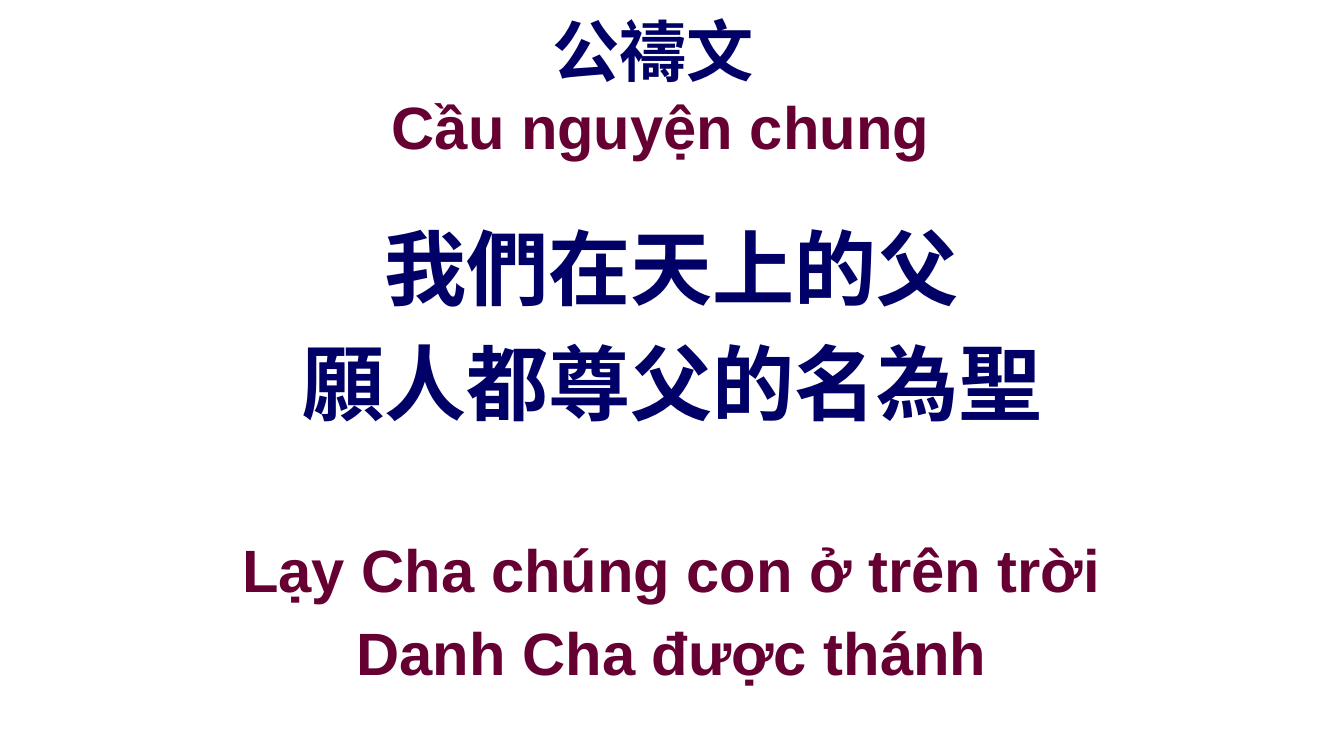
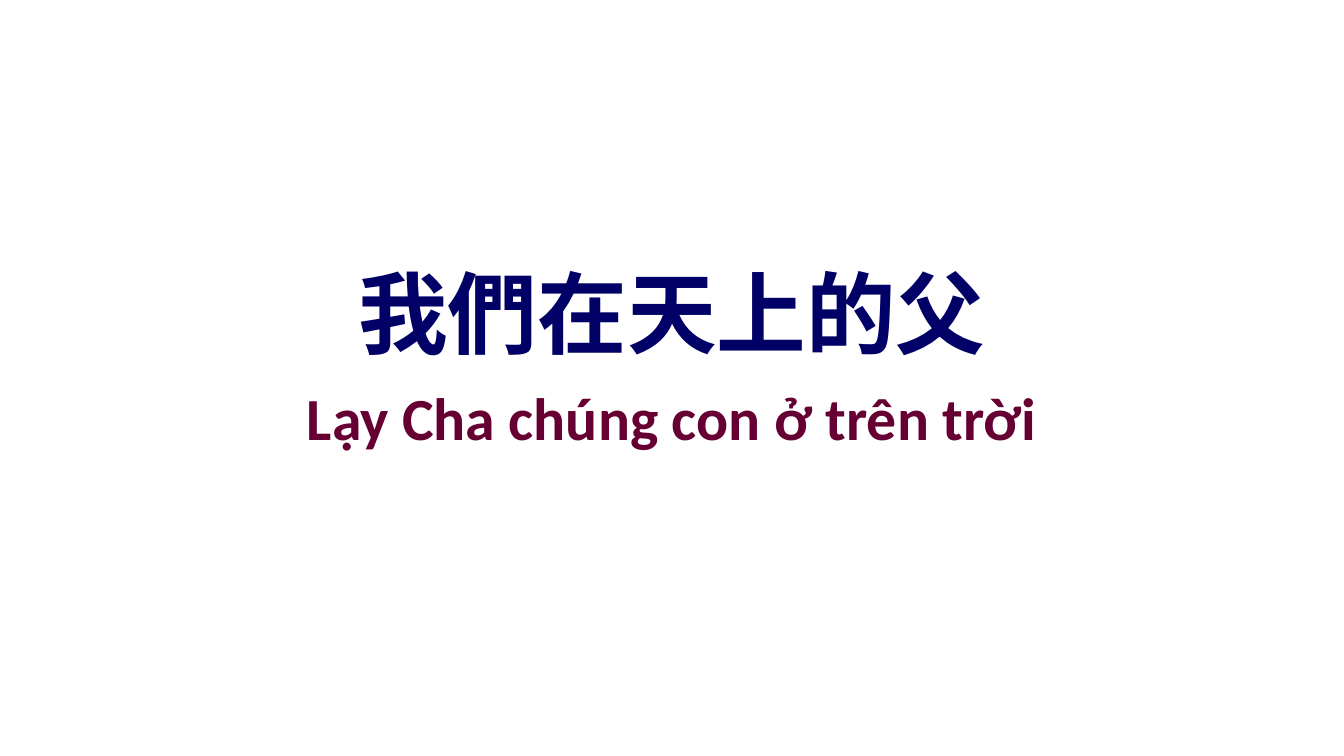
Before and after one commit to batisuoc/other-ppts, a slide deck: slide 26 of 聯合崇拜流程.pptx (slide 21 before the commit). Drawn at 1344x756 pixels with LibreOffice and Linux fonts; fonts in the diff are those of the drawing; background and template pictures are left out. Boxes give left, top, right and bottom in pixels: in the first picture for what was removed or moved away, otherwise in the second. Text is boxed around its words. In the diff, an @@ line names an element or a change of style, - is before the commit and + after.

```diff
--- a/聯合崇拜流程.pptx
+++ b/聯合崇拜流程.pptx
@@ title removed at <box>392,18,929,161</box> @@
-公禱文
-Cầu nguyện chung
@@ text "我們在天上的父": place and size @@
-text "我們在天上的父" at <box>302,229,1041,422</box>
+text "我們在天上的父" at <box>358,271,985,356</box>
@@ text "我們在天上的父" at <box>358,271,985,356</box>: size 44 to 48 pt @@
@@ text "Lạy Cha chúng con ở ...": place and size @@
-text "Lạy Cha chúng con ở ..." at <box>242,547,1100,686</box>
+text "Lạy Cha chúng con ở ..." at <box>307,397,1037,451</box>
@@ text "Lạy Cha chúng con ở ..." at <box>307,397,1037,451</box>: font Arial to Calibri; indent changed @@
@@ text at <box>302,344,1041,422</box>: paragraph removed @@
-願人都尊父的名為聖
@@ text at <box>357,631,987,686</box>: paragraph removed @@
-Danh Cha được thánh
```
Also in this commit, not shown: 13 other slides changed, 15 slides added, 1 slide removed.
